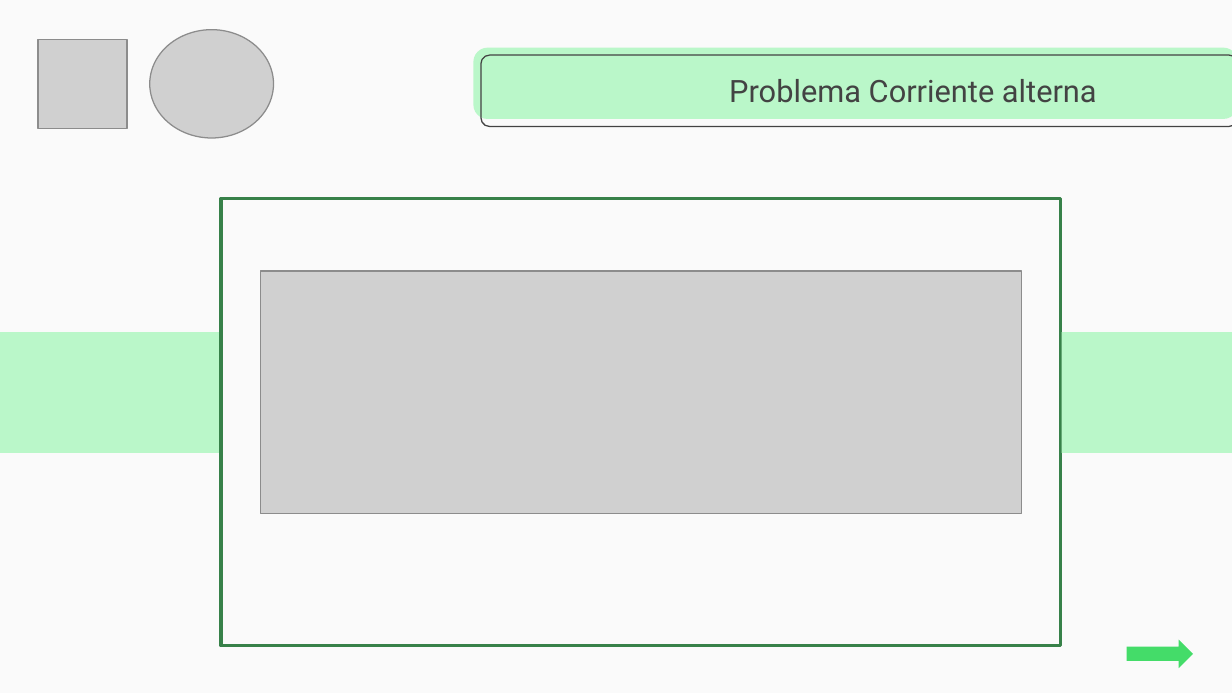
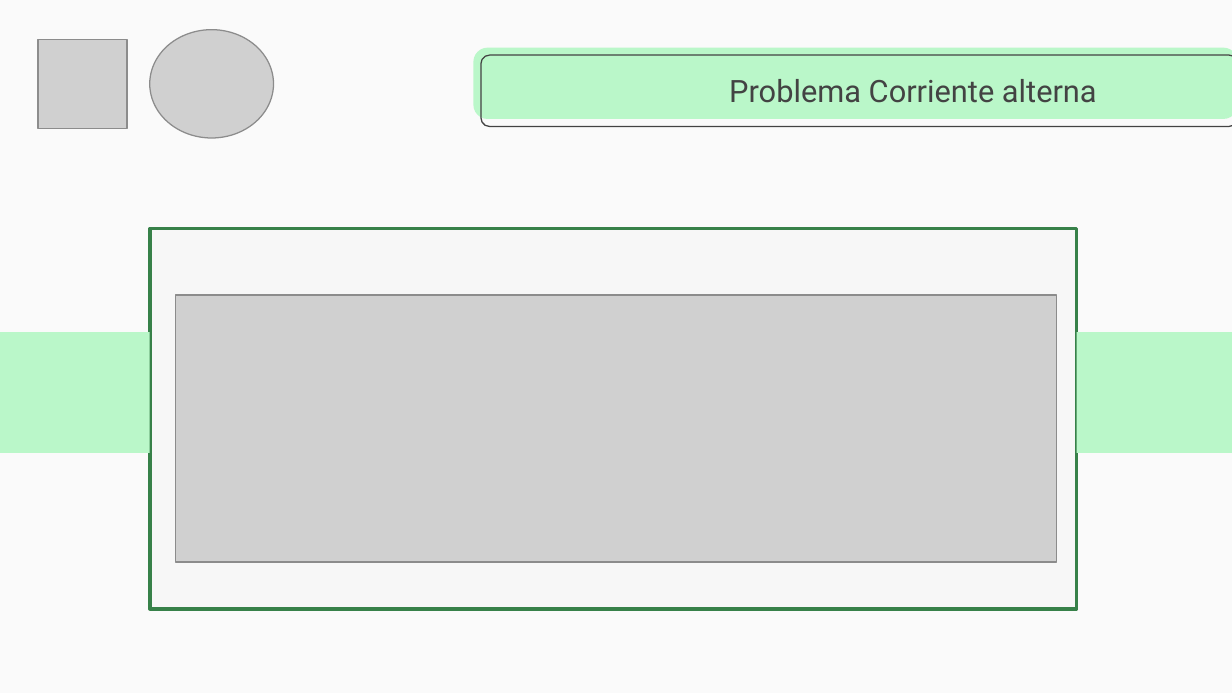
Before and after one commit to cangothic/CursoDePrgramacionCompetitiva, a slide deck: slide 19 of clase 4/Capacitación Maratones.pptx (slide 3 before the commit). Drawn at 1232x693 pixels with LibreOffice and Linux fonts; fonts in the diff are those of the drawing; grey boxes stand for pictures. Boxes give left, top, right and bottom in pixels: in the first picture for what was removed or moved away, otherwise in the second. Text is boxed around its words. In the diff, an @@ line names an element or a change of style, - is before the commit and + after.

```diff
--- a/clase 4/Capacitación Maratones.pptx
+++ b/clase 4/Capacitación Maratones.pptx
@@ rectangle resized from (x1=221, y1=198, x2=1061, y2=646) to (x1=150, y1=229, x2=1077, y2=610) @@
@@ rectangle at (x1=150, y1=229, x2=1077, y2=610): fill #FAFAFA to #F7F7F7 @@
@@ picture resized from (x1=260, y1=271, x2=1021, y2=514) to (x1=175, y1=296, x2=1056, y2=563) @@
@@ rectangle resized from (x1=0, y1=333, x2=219, y2=453) to (x1=0, y1=333, x2=149, y2=453) @@
@@ rectangle resized from (x1=1062, y1=333, x2=1232, y2=453) to (x1=1077, y1=333, x2=1232, y2=453) @@
@@ right arrow removed at (x1=1126, y1=639, x2=1193, y2=668) @@
```
Also in this commit, not shown: 1 other slide changed, 15 slides added, 16 slides removed.
